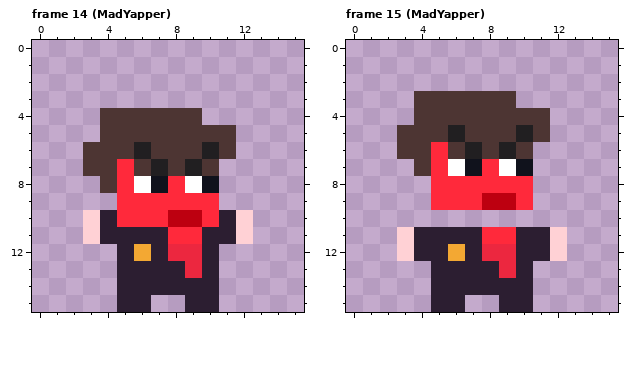
Pixel-art file, stored at Assets/Pixelart/characters/bussinesman.aseprite. This is how it looked before the edit.
16x16 pixels, 19 frames. Shown: frame 14 (MadYapper), frame 15 (MadYapper).
And afterwards:
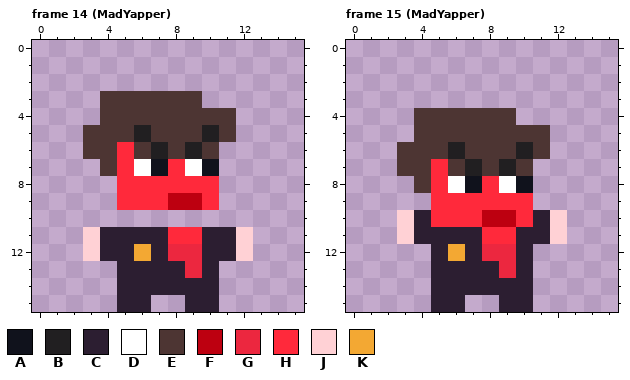
Palette (. is transparent): A #10121c  B #211f21  C #2c1e31  D #ffffff  E #4d3533  F #bd0010  G #ec273f  H #ff293b  J #ffd1d5  K #f3a833
Edits made:
Frame 14 (MadYapper):
Colour B gives way to colour A in row 7 at x 7.
Colour E gives way to colour A in row 7 at x 10.
Colour E gives way to colour B in row 5 at x 6 and 10; in row 6 at x 7 and 9.
The edit adds colour C in row 12 at x 4 and 11.
Colour B gives way to colour D in row 7 at x 9.
Colour E gives way to colour D in row 7 at x 6.
The edit adds colour E in row 3 at x 4 to 9; in row 4 at x 10 to 11; in row 5 at x 3.
Colour B gives way to colour E in row 6 at x 6 and 10.
Colour H gives way to colour F in row 9 at x 8 to 9.
Colour A gives way to colour H in row 8 at x 7 and 10.
Colour D gives way to colour H in row 8 at x 6 and 9.
Colour E gives way to colour H in row 6 at x 5; in row 7 at x 8.
The edit adds colour J in row 12 at x 3 and 12.
Colour C is removed in row 10 at x 4 and 11.
Colour E is removed in row 6 at x 11; in row 7 at x 3; in row 8 at x 4.
Colour F is removed in row 10 at x 8 to 9.
Colour H is removed in row 10 at x 5 to 7 and 10.
Colour J is removed in row 10 at x 3 and 12.
Frame 15 (MadYapper):
Colour H gives way to colour A in row 8 at x 7 and 10.
Colour A gives way to colour B in row 7 at x 7.
Colour D gives way to colour B in row 7 at x 9.
Colour E gives way to colour B in row 6 at x 6 and 10.
The edit adds colour C in row 10 at x 4 and 11.
Colour H gives way to colour D in row 8 at x 6 and 9.
The edit adds colour E in row 6 at x 11; in row 7 at x 3; in row 8 at x 4.
Colour A gives way to colour E in row 7 at x 10.
Colour B gives way to colour E in row 5 at x 6 and 10; in row 6 at x 7 and 9.
Colour D gives way to colour E in row 7 at x 6.
Colour H gives way to colour E in row 6 at x 5; in row 7 at x 8.
The edit adds colour F in row 10 at x 8 to 9.
The edit adds colour H in row 10 at x 5 to 7 and 10.
Colour F gives way to colour H in row 9 at x 8 to 9.
The edit adds colour J in row 10 at x 3 and 12.
Colour C is removed in row 12 at x 4 and 11.
Colour E is removed in row 3 at x 4 to 9; in row 4 at x 10 to 11; in row 5 at x 3.
Colour J is removed in row 12 at x 3 and 12.
Pixel boxes of the changes (left, top, right, bottom) in both pictures:
changed: (83, 91, 253, 261)
changed: (397, 91, 567, 261)
